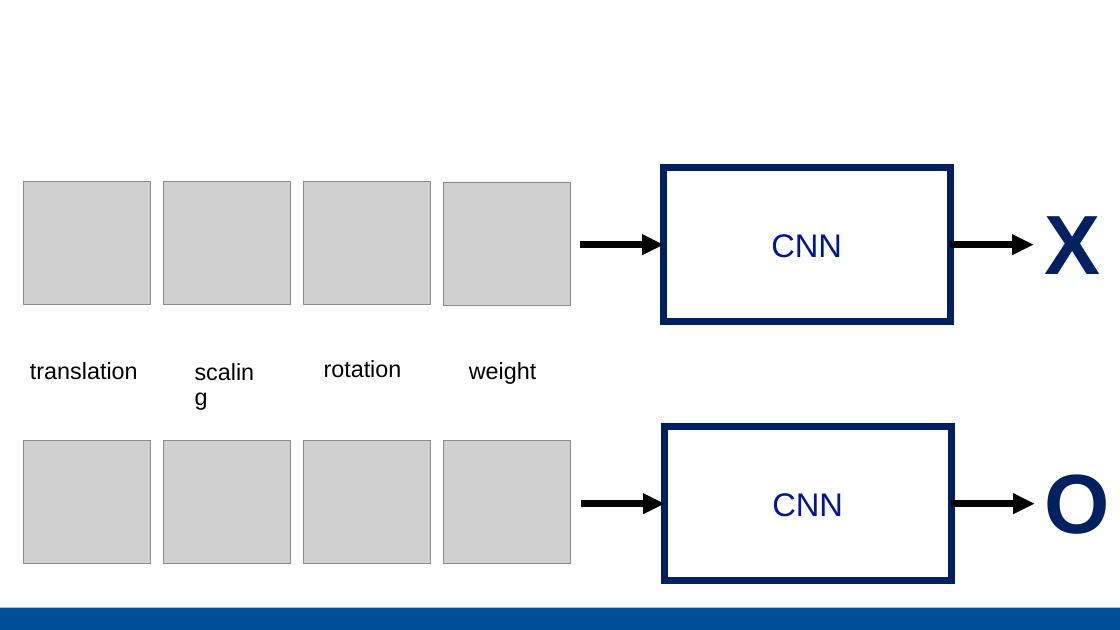
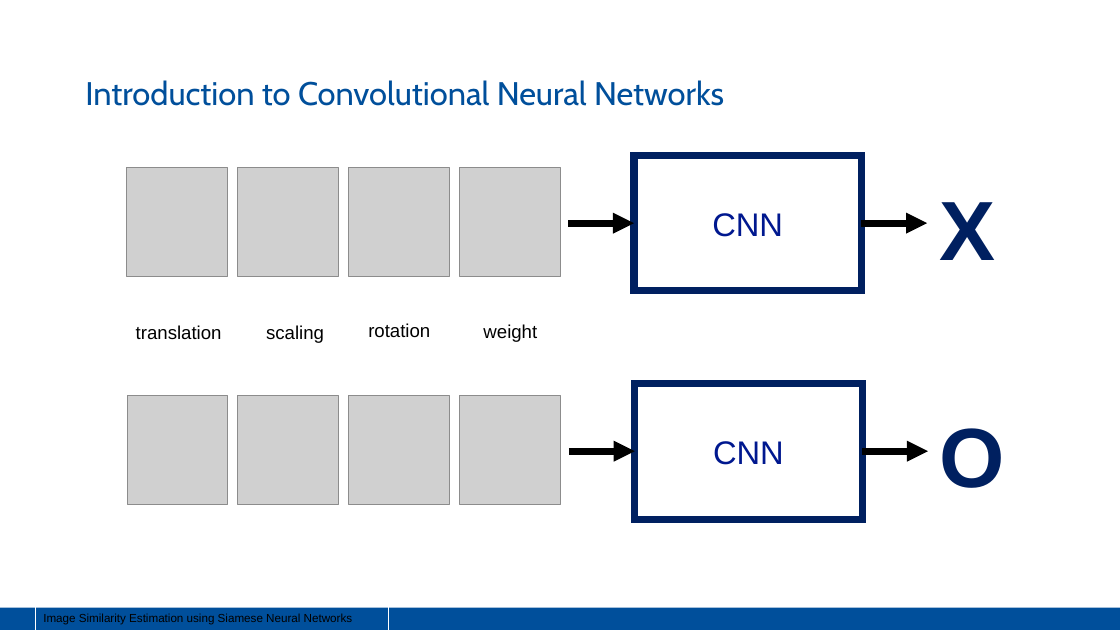
Before and after one commit to Pathi-rao/Image-Similarity-Estimation-using-Siamese-Neural-Networks, a slide deck: slide 4 of presentation.pptx (slide 3 before the commit). Drawn at 1120x630 pixels with LibreOffice and Linux fonts; fonts in the diff are those of the drawing; grey boxes stand for pictures. Boxes give left, top, right and bottom in pixels: in the first picture for what was removed or moved away, otherwise in the second. Text is boxed around its words. In the diff, an @@ line names an element or a change of style, - is before the commit and + after.

```diff
--- a/presentation.pptx
+++ b/presentation.pptx
@@ title added at <box>85,80,724,106</box>, 28 pt, text #004F9B @@
+Introduction to Convolutional Neural Networks
@@ picture: place and size @@
-picture at <box>24,181,150,305</box>
+picture at <box>127,168,228,276</box>
@@ picture: place and size @@
-picture at <box>163,181,290,305</box>
+picture at <box>238,168,339,276</box>
@@ picture: place and size @@
-picture at <box>303,181,430,305</box>
+picture at <box>349,168,450,276</box>
@@ picture: place and size @@
-picture at <box>444,182,571,306</box>
+picture at <box>460,168,560,276</box>
@@ rectangle "CNN": place and size @@
-rectangle "CNN" at <box>664,168,951,322</box>
+rectangle "CNN" at <box>634,155,862,291</box>
@@ text "X": place and size @@
-text "X" at <box>1044,216,1100,274</box>
+text "X" at <box>939,202,995,260</box>
@@ arrow moved from (581, 245) - (664, 245) to (568, 223) - (634, 223) @@
@@ arrow moved from (950, 245) - (1033, 245) to (862, 223) - (928, 223) @@
@@ size 20 to 16 pt in 4 elements at <box>483,324,537,342</box>, <box>368,323,430,338</box>, <box>266,325,324,343</box>, <box>136,325,222,340</box> @@
@@ text "translation": place and size @@
-text "translation" at <box>30,362,138,380</box>
+text "translation" at <box>136,325,222,340</box>
@@ text "scaling": place and size @@
-text "scaling" at <box>178,347,284,400</box>
+text "scaling" at <box>266,325,324,343</box>
@@ text "rotation": place and size @@
-text "rotation" at <box>324,360,402,378</box>
+text "rotation" at <box>368,323,430,338</box>
@@ text "weight": place and size @@
-text "weight" at <box>469,362,536,384</box>
+text "weight" at <box>483,324,537,342</box>
@@ rectangle "CNN": place and size @@
-rectangle "CNN" at <box>665,427,952,581</box>
+rectangle "CNN" at <box>635,383,863,518</box>
@@ picture: place and size @@
-picture at <box>24,441,150,565</box>
+picture at <box>128,396,229,504</box>
@@ picture: place and size @@
-picture at <box>163,441,290,565</box>
+picture at <box>238,396,339,504</box>
@@ picture: place and size @@
-picture at <box>303,441,430,565</box>
+picture at <box>349,396,450,504</box>
@@ picture: place and size @@
-picture at <box>444,441,571,565</box>
+picture at <box>460,396,560,504</box>
@@ text "O": place and size @@
-text "O" at <box>1045,474,1110,534</box>
+text "O" at <box>940,428,1005,488</box>
@@ arrow moved from (581, 504) - (665, 504) to (569, 451) - (635, 451) @@
@@ arrow moved from (951, 504) - (1034, 504) to (862, 451) - (928, 451) @@
@@ rectangle added at <box>35,607,389,630</box>, outline #FFFFFF 0.75 pt, 10 pt, text #000000 @@
+Image Similarity Estimation using Siamese Neural Networks
```
Also in this commit, not shown: 11 other slides changed, 22 slides added, 5 slides removed.
